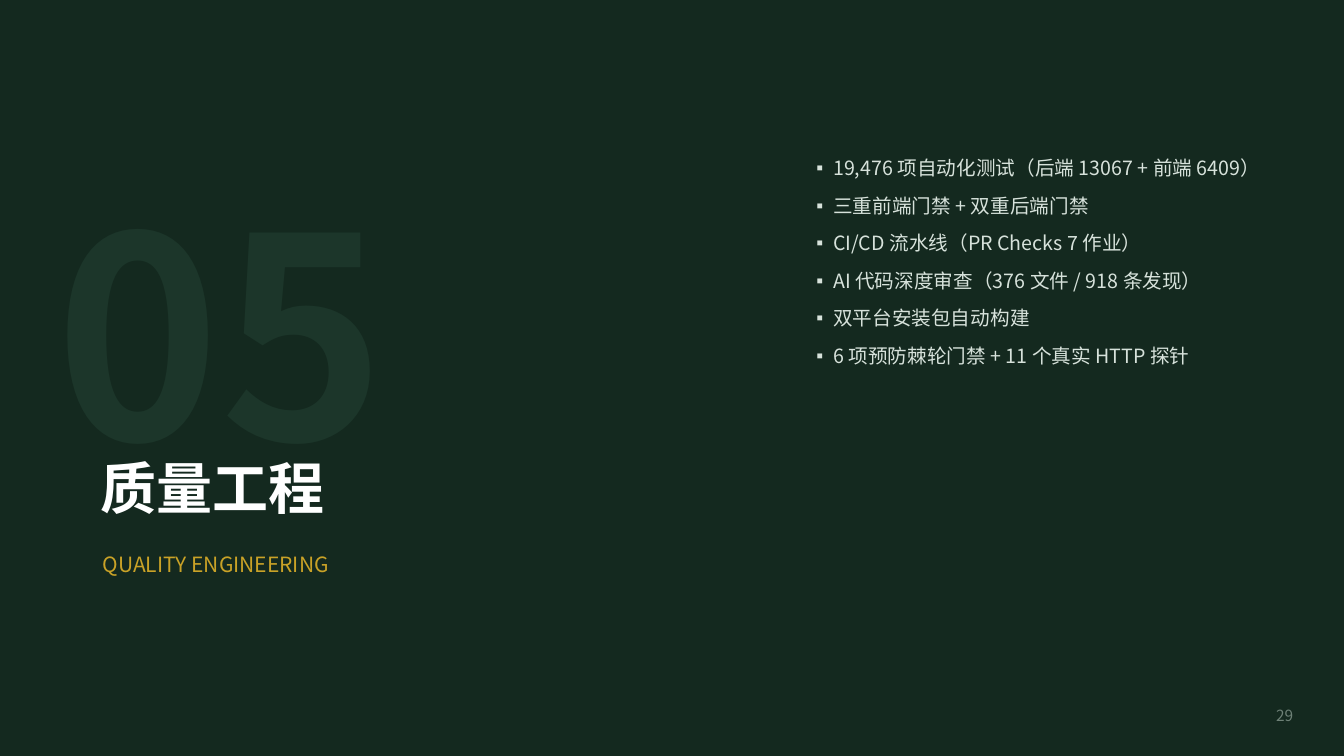
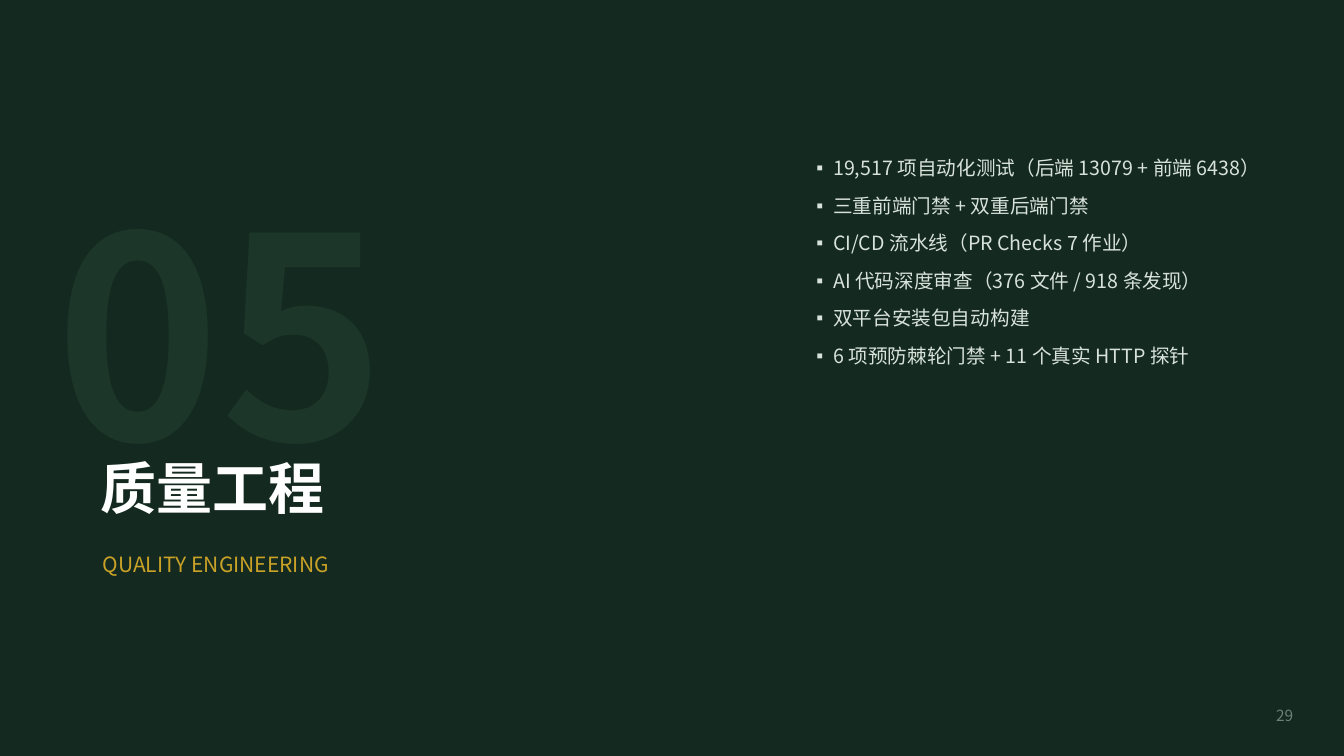
Before and after one commit to lzh745200/MRRS, a slide deck: slide 31 of docs/帮扶管理信息系统介绍.pptx. Drawn at 1344x756 pixels with LibreOffice and Linux fonts; fonts in the diff are those of the drawing. Boxes give left, top, right and bottom in pixels: in the first picture for what was removed or moved away, otherwise in the second. Text is boxed around its words. In the diff, an @@ line names an element or a change of style, - is before the commit and + after.

```diff
--- a/docs/帮扶管理信息系统介绍.pptx
+++ b/docs/帮扶管理信息系统介绍.pptx
@@ text at (833, 158, 1260, 179): text changed @@
-▪ 19,476 项自动化测试（后端 13067 + 前端 6409）
+▪ 19,517 项自动化测试（后端 13079 + 前端 6438）
```
Also in this commit, not shown: 35 other slides changed, 28 other files.
